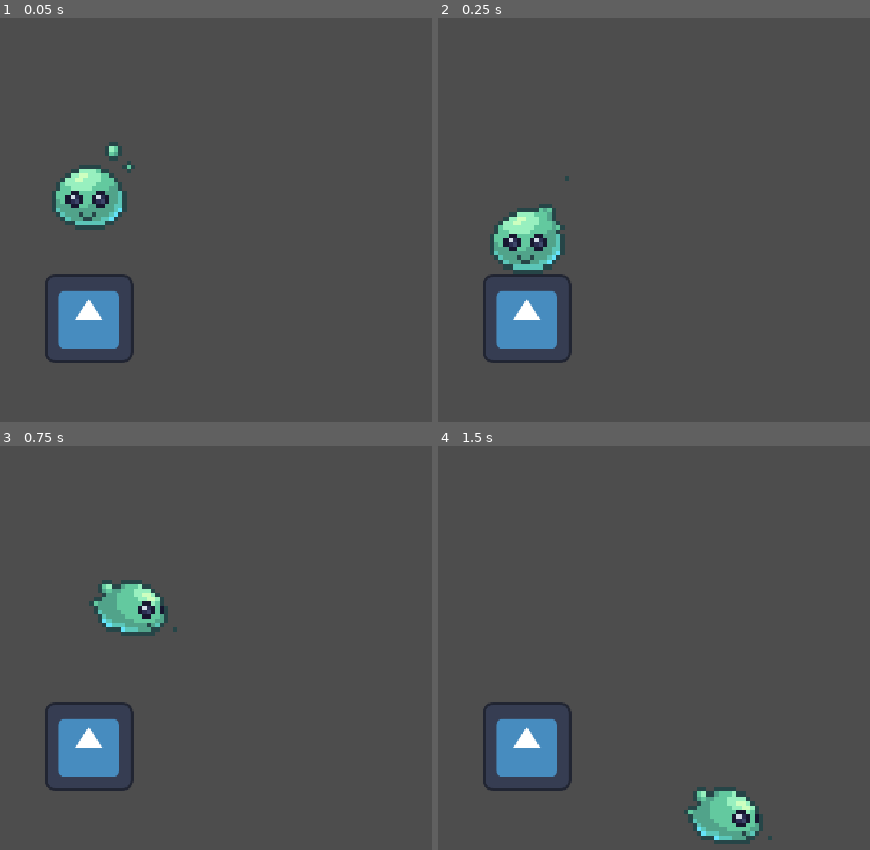
Above: before the commit, frames 1-4 (two rows, left to right).
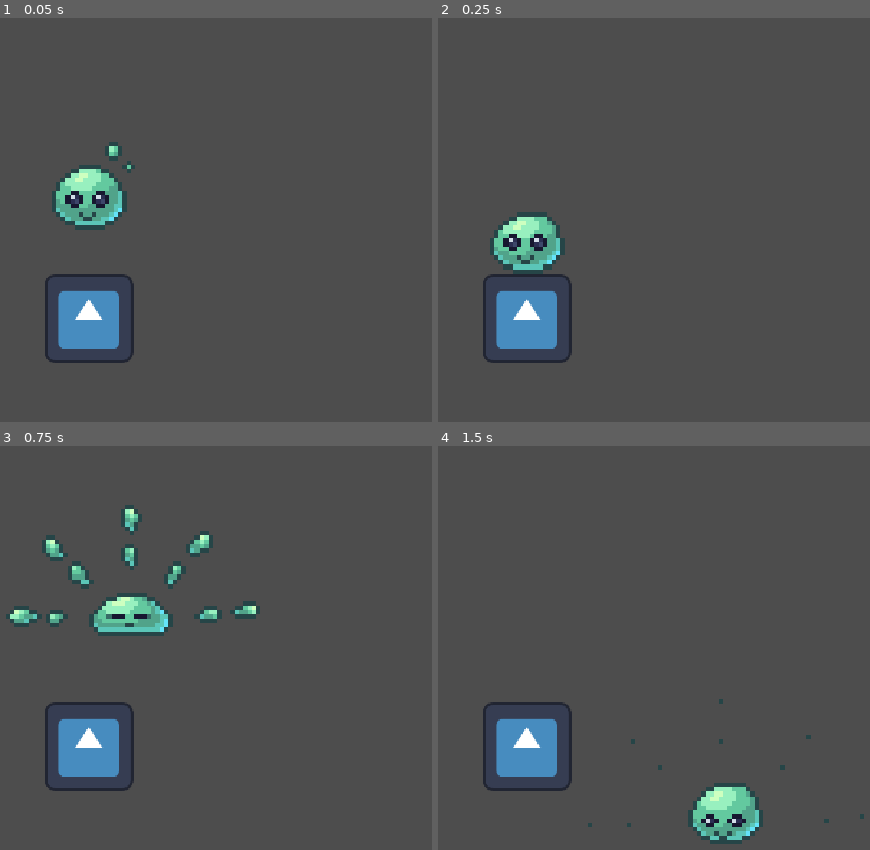
Above: after the commit, the same moments.

Repository: HarriBrown/Bouncy-game
Game: Godot game, scene res://scenes/main.tscn
Two runs of this game, one before a commit and one after it. Both use one fixed random seed, a clock stepped at 60 frames per second and the inputs below. Before the commit the project has no main scene; this scene is started directly in both runs. The engine's default icon, where the game draws it, is replaced by a stand-in: a white triangle on a blue panel in a dark square.
Inputs:
- Up to frame 1 (0.05 s): no input
- Up to frame 2 (0.25 s): no input
- Up to frame 3 (0.75 s): hold Right (right) from 0.53 s (still down); tap Up (jump) at 0.6 s
- Up to frame 4 (1.5 s): keep holding Right (right); tap Up (jump) at 0.77, 1.07, 1.35 s

Frame 1 is identical in both runs. In frame 2, 0.7% of the frame differs, in the area x 12-31%, y 39-59%; in frame 3, 4.2%, in the area x 1-61%, y 14-48%; in frame 4, 1.8%.

Commit message:
This one took my soul

Diff:
--- a/project.godot
+++ b/project.godot
@@ -11,6 +11,7 @@
 [application]
 
 config/name="Bouncy-game"
+run/main_scene="uid://b6wuni2p7i0et"
 config/features=PackedStringArray("4.7", "Forward Plus")
 config/icon="res://icon.svg"
 
@@ -39,6 +40,11 @@
 , Object(InputEventKey,"resource_local_to_scene":false,"resource_name":"","device":-1,"window_id":0,"alt_pressed":false …(182 unchanged characters)…
 ]
 }
+down={
+"deadzone": 0.2,
+"events": [Object(InputEventKey,"resource_local_to_scene":false,"resource_name":"","device":-1,"window_id":0,"alt_pressed":false,"shift_pressed":false,"ctrl_pressed":false,"meta_pressed":false,"pressed":false,"keycode":0,"physical_keycode":4194322,"key_label":0,"unicode":0,"location":0,"echo":false,"script":null)
+]
+}
 
 [physics]
 
--- a/scenes/player.tscn
+++ b/scenes/player.tscn
@@ -382,7 +382,7 @@
 "duration": 1.0,
 "texture": SubResource("AtlasTexture_khis8")
 }],
-"loop": 1,
+"loop": 0,
 "name": &"Jumping down",
 "speed": 5.0
 }, {
@@ -559,7 +559,6 @@
 [node name="AnimatedSprite2D" type="AnimatedSprite2D" parent="." unique_id=455839997]
 texture_filter = 1
 sprite_frames = SubResource("SpriteFrames_71c1q")
-animation = &"Idle"
+animation = &"Jumping down"
 autoplay = "Idle"
-frame_progress = 0.08058629
 speed_scale = 3.0
--- a/scripts/player.gd
+++ b/scripts/player.gd
@@ -1,34 +1,61 @@
 extends CharacterBody2D
+
 @onready var animated_sprite_2d: AnimatedSprite2D = $AnimatedSprite2D
-
 
 const SPEED = 300.0
 const JUMP_VELOCITY = -850.0
 
+var was_on_floor := true
+var is_landing := false
+
+
+func _ready() -> void:
+	if not animated_sprite_2d.animation_finished.is_connected(_on_animated_sprite_2d_animation_finished):
+		animated_sprite_2d.animation_finished.connect(_on_animated_sprite_2d_animation_finished)
+
+
+func _on_animated_sprite_2d_animation_finished() -> void:
+	if animated_sprite_2d.animation == "Jumping down":
+		is_landing = false
+
 
 func _physics_process(delta: float) -> void:
-	if velocity.x < -1:
-		animated_sprite_2d.animation = "Running left"
-	else:
-		animated_sprite_2d.animation = "Idle"
-	if velocity.x > 1:
-		animated_sprite_2d.animation = "Running right"
-	else:
-		animated_sprite_2d.animation = "Idle"
-
-	# Add the gravity.
+	# Basic gravity stuff. monkey brain. thing go down ooga booga
 	if not is_on_floor():
 		velocity += get_gravity() * delta
 
-	# Handle jump.
+	# Jump
 	if Input.is_action_just_pressed("jump") and is_on_floor():
 		velocity.y = JUMP_VELOCITY
+		is_landing = false
 
-	# Get the input direction and handle the movement/deceleration.
+	# Movement shit
 	var direction := Input.get_axis("left", "right")
 	if direction:
 		velocity.x = direction * SPEED
 	else:
 		velocity.x = move_toward(velocity.x, 0, SPEED)
+	#This is important for some reason for movement
+	move_and_slide()
 
-	move_and_slide()
+	var grounded = is_on_floor()
+
+	# Animation logic
+	if not grounded:
+		is_landing = false
+		animated_sprite_2d.play("Jumping up")
+	elif not was_on_floor and grounded:
+		# Just landed
+		is_landing = true
+		animated_sprite_2d.play("Jumping down")
+	elif is_landing:
+		# Still doing the landing animation
+		pass
+	elif velocity.x < -1:
+		animated_sprite_2d.play("Running left")
+	elif velocity.x > 1:
+		animated_sprite_2d.play("Running right")
+	else:
+		animated_sprite_2d.play("Idle")
+
+	was_on_floor = grounded
